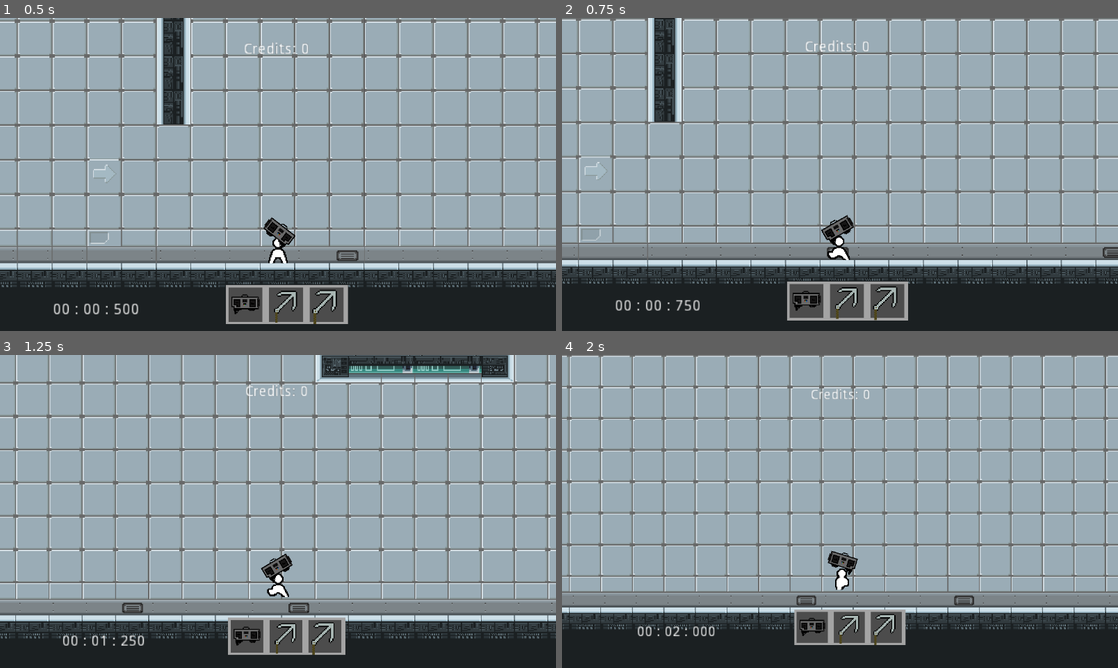
Above: before the commit, frames 1-4 (two rows, left to right).
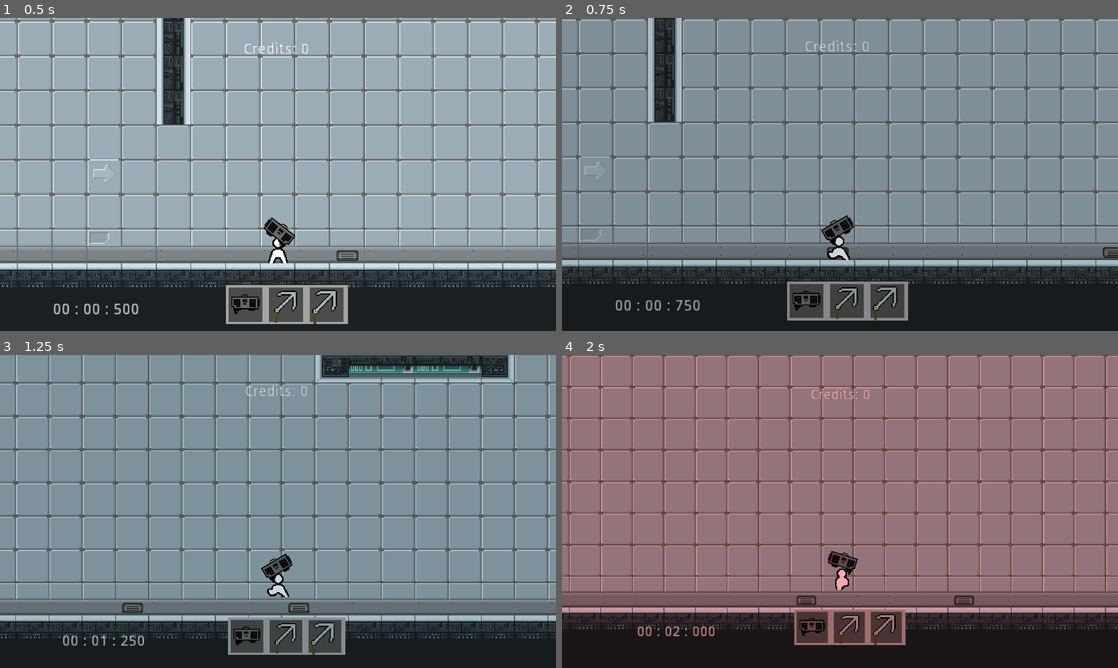
Above: after the commit, the same moments.

Repository: TheyCallMeNano/Music-Based-Platformer
Game: Godot game, scene res://Rooms/Hub.tscn
Same seed, same stepped clock (60 frames per second), same inputs: the game is played once before the commit and once after it.
Inputs (mouse positions are in pixels of both pictures, inside the frame that each line leads up to):
- Up to frame 1 (0.5 s): no input
- Up to frame 2 (0.75 s): move the mouse to (962, 158) at 0.52 s; hold D (moveRight) from 0.53 s (still down); tap 2 (slot2) at 0.6 s
- Up to frame 3 (1.25 s): keep holding D (moveRight); tap W (moveUp) at 0.77 s; tap 3 (slot3) at 0.8 s
- Up to frame 4 (2 s): keep holding D (moveRight); move the mouse to (728, 527) at 1.27 s; tap 3 (slot3) at 1.35 s; tap W (moveUp) at 1.52 s; tap 2 (slot2) at 1.55 s

Frame 1 is identical in both runs. In frame 2, 68% of the frame differs, in the area x 0-100%, y 0-97%; in frame 3, 73%; in frame 4, 85%, in the area x 0-100%, y 0-93%.

Commit message:
Added footsteps and music dependent backgrounds

Diff:
--- a/Objects/objPlayer.tscn
+++ b/Objects/objPlayer.tscn
@@ -10,6 +10,7 @@
 [ext_resource path="res://Audio/GrappleConnect.wav" type="AudioStream" id=8]
 [ext_resource path="res://Audio/Game Music/Rock 2 bar.wav" type="AudioStream" id=9]
 [ext_resource path="res://Audio/Game Music/Less Evil 2 bar.wav" type="AudioStream" id=10]
+[ext_resource path="res://Audio/Footsteps.mp3" type="AudioStream" id=11]
 
 [sub_resource type="CapsuleShape2D" id=1]
 radius = 8.64993
@@ -444,9 +445,15 @@
 
 [node name="GrappleFunk" type="AudioStreamPlayer2D" parent="."]
 stream = ExtResource( 7 )
+volume_db = -10.0
 
 [node name="UnarmedJive" type="AudioStreamPlayer2D" parent="."]
 stream = ExtResource( 10 )
+volume_db = -10.0
 
 [node name="ShakeController" type="AnimationPlayer" parent="."]
 anims/RPGShake = SubResource( 8 )
+
+[node name="Footsteps" type="AudioStreamPlayer2D" parent="."]
+stream = ExtResource( 11 )
+pitch_scale = 2.0
--- a/Rooms/Hub.tscn
+++ b/Rooms/Hub.tscn
@@ -1,17 +1,57 @@
-[gd_scene load_steps=11 format=2]
+[gd_scene load_steps=14 format=2]
 
 [ext_resource path="res://Objects/objPlayer.tscn" type="PackedScene" id=1]
 [ext_resource path="res://Sprites/Tilesets/tsLabTileset.tres" type="TileSet" id=2]
 [ext_resource path="res://Objects/objHotbar.tscn" type="PackedScene" id=3]
 [ext_resource path="res://Objects/objDebugMenu.tscn" type="PackedScene" id=4]
 [ext_resource path="res://Scripts/scrButSlot2.gd" type="Script" id=5]
+[ext_resource path="res://Scripts/scrHue.gd" type="Script" id=6]
 [ext_resource path="res://Scripts/scrTimer.gd" type="Script" id=7]
 [ext_resource path="res://Scripts/scrPrintScore.gd" type="Script" id=8]
 [ext_resource path="res://Objects/objLevelComplete.tscn" type="PackedScene" id=9]
 [ext_resource path="res://Scripts/scrLevelComeplete.gd" type="Script" id=10]
 [ext_resource path="res://Objects/objShopkeep.tscn" type="PackedScene" id=11]
 
+[sub_resource type="Animation" id=1]
+resource_name = "AddHue"
+length = 0.5
+tracks/0/type = "value"
+tracks/0/path = NodePath(".:color")
+tracks/0/interp = 1
+tracks/0/loop_wrap = true
+tracks/0/imported = false
+tracks/0/enabled = true
+tracks/0/keys = {
+"times": PoolRealArray( 0, 0.5 ),
+"transitions": PoolRealArray( 1, 1 ),
+"update": 0,
+"values": [ Color( 1, 0.627451, 0.627451, 1 ), Color( 0.768627, 0.890196, 0.905882, 1 ) ]
+}
+
+[sub_resource type="Animation" id=2]
+resource_name = "RemoveHue"
+length = 0.5
+tracks/0/type = "value"
+tracks/0/path = NodePath(".:color")
+tracks/0/interp = 1
+tracks/0/loop_wrap = true
+tracks/0/imported = false
+tracks/0/enabled = true
+tracks/0/keys = {
+"times": PoolRealArray( 0, 0.5 ),
+"transitions": PoolRealArray( 1, 1 ),
+"update": 0,
+"values": [ Color( 0.768627, 0.890196, 0.905882, 1 ), Color( 1, 0.627451, 0.627451, 1 ) ]
+}
+
 [node name="Hub" type="Node2D"]
+
+[node name="CanvasModulate" type="CanvasModulate" parent="."]
+script = ExtResource( 6 )
+
+[node name="AnimationPlayer" type="AnimationPlayer" parent="CanvasModulate"]
+anims/AddHue = SubResource( 1 )
+anims/RemoveHue = SubResource( 2 )
 
 [node name="TileMap" type="TileMap" parent="."]
 tile_set = ExtResource( 2 )
--- /dev/null
+++ b/Scripts/scrHue.gd
@@ -0,0 +1,7 @@
+extends CanvasModulate
+
+func _process(delta):
+	if Input.is_action_just_pressed("slot3"):
+		$AnimationPlayer.play("AddHue")
+	if Input.is_action_just_pressed("slot2"):
+		$AnimationPlayer.play("RemoveHue")
--- a/Scripts/scrPlayer.gd
+++ b/Scripts/scrPlayer.gd
@@ -86,6 +86,16 @@
 	if is_on_floor():
 		jumpsLeft = 1
 
+
+	if Input.is_action_just_pressed("moveRight") && is_on_floor():
+		$Footsteps.play()
+
+	elif Input.is_action_just_pressed("moveLeft") && is_on_floor():
+		$Footsteps.play()
+
+	elif Input.is_action_just_released("moveRight") || Input.is_action_just_released("moveLeft"):
+		$Footsteps.stop()
+
 	motion = move_and_slide(motion,UP)
 
 	if global.equipped == [0,0,1] && global.slot3 == 1:
Not shown, added: Audio/Footsteps.mp3.import
Not shown: 1 places in Objects/objPlayer.tscn that only renumber resources
Not shown, added: Audio/Footsteps.mp3
